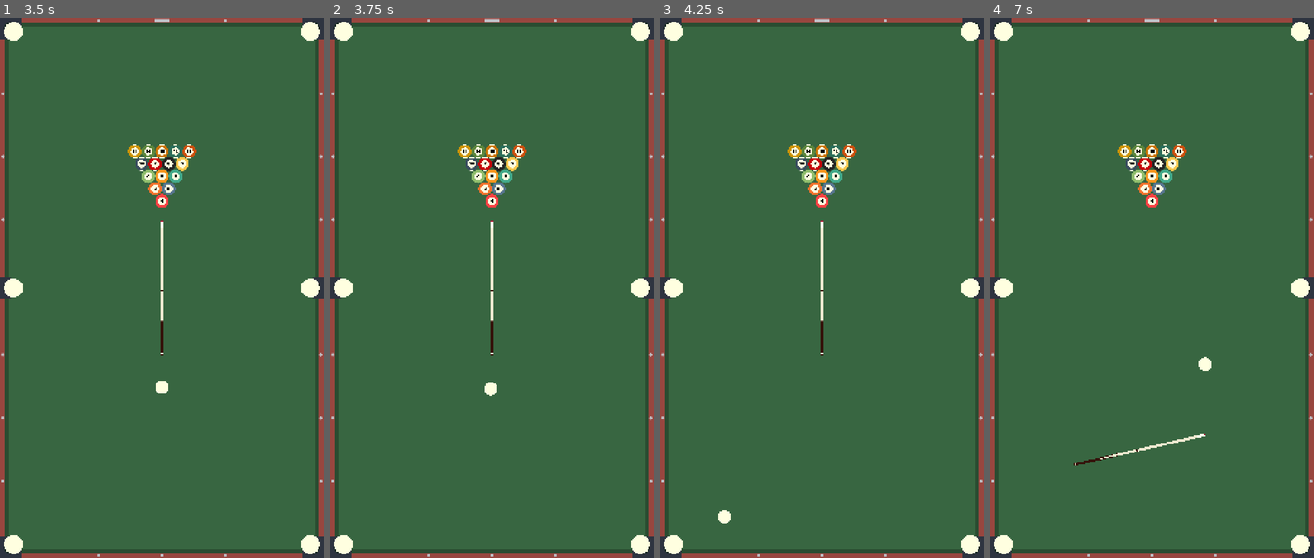
Above: before the commit, frames 1-4 (left to right).
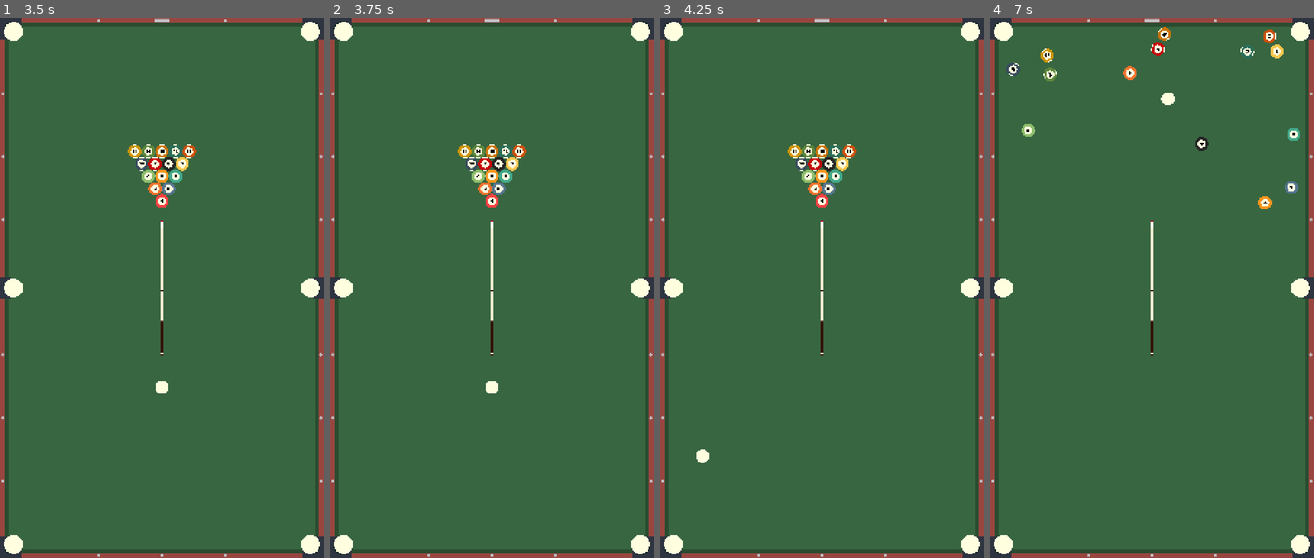
Above: after the commit, the same moments.

Repository: Yukeey07/EightHaven
Game: Godot game, scene res://assets/scenes/main_menu.tscn
Two runs of this game, one before a commit and one after it. Both use one fixed random seed, a clock stepped at 60 frames per second and the inputs below.
Inputs (mouse positions are in pixels of both pictures, inside the frame that each line leads up to):
- Up to frame 1 (3.5 s): click "Play" at 0.5 s; click "Play" at 1.25 s; click "Play" at 2 s; move the mouse to (233, 261) at 2.77 s; click (233, 261) at 2.92 s
- Up to frame 2 (3.75 s): tap Enter at 3.5 s; drag from (427, 315) to (641, 34) at 3.52 s
- Up to frame 3 (4.25 s): no input
- Up to frame 4 (7 s): move the mouse to (1184, 169) at 4.27 s; click (1184, 169) at 4.42 s; drag from (1135, 396) to (1002, 34) at 5.02 s; move the mouse to (1249, 369) at 5.77 s; click (1249, 369) at 5.92 s; drag from (1054, 207) to (1301, 541) at 6.52 s

Frame 1 is identical in both runs. In frame 2, less than 0.1% of the frame differs, in the area x 47-52%, y 67-70%; in frame 3, 0.2%; in frame 4, 3.0%, in the area x 5-96%, y 1-83%.

Commit message:
Increased force and disabled applying force while mouse button is pressed

Diff:
--- a/assets/scripts/gameManager.gd
+++ b/assets/scripts/gameManager.gd
@@ -64,12 +64,9 @@
 			drag_offset = global_position - get_global_mouse_position()
 		else:
 			is_dragging = false
-			print(drag_offset)
+			var white_ball: Ball = allBalls.get(0)
+			white_ball.apply_central_impulse(-((get_global_mouse_position() + drag_offset) * 20))
 
-	elif event is InputEventMouseMotion and is_dragging:
-		var white_ball: Ball = allBalls.get(0)
-
-		white_ball.apply_central_impulse(-(get_global_mouse_position() + drag_offset))
 
 func putQueueAroundWhiteBall(mousePos: Vector2) -> void:
 	var white_ball: Ball = allBalls.get(0)
